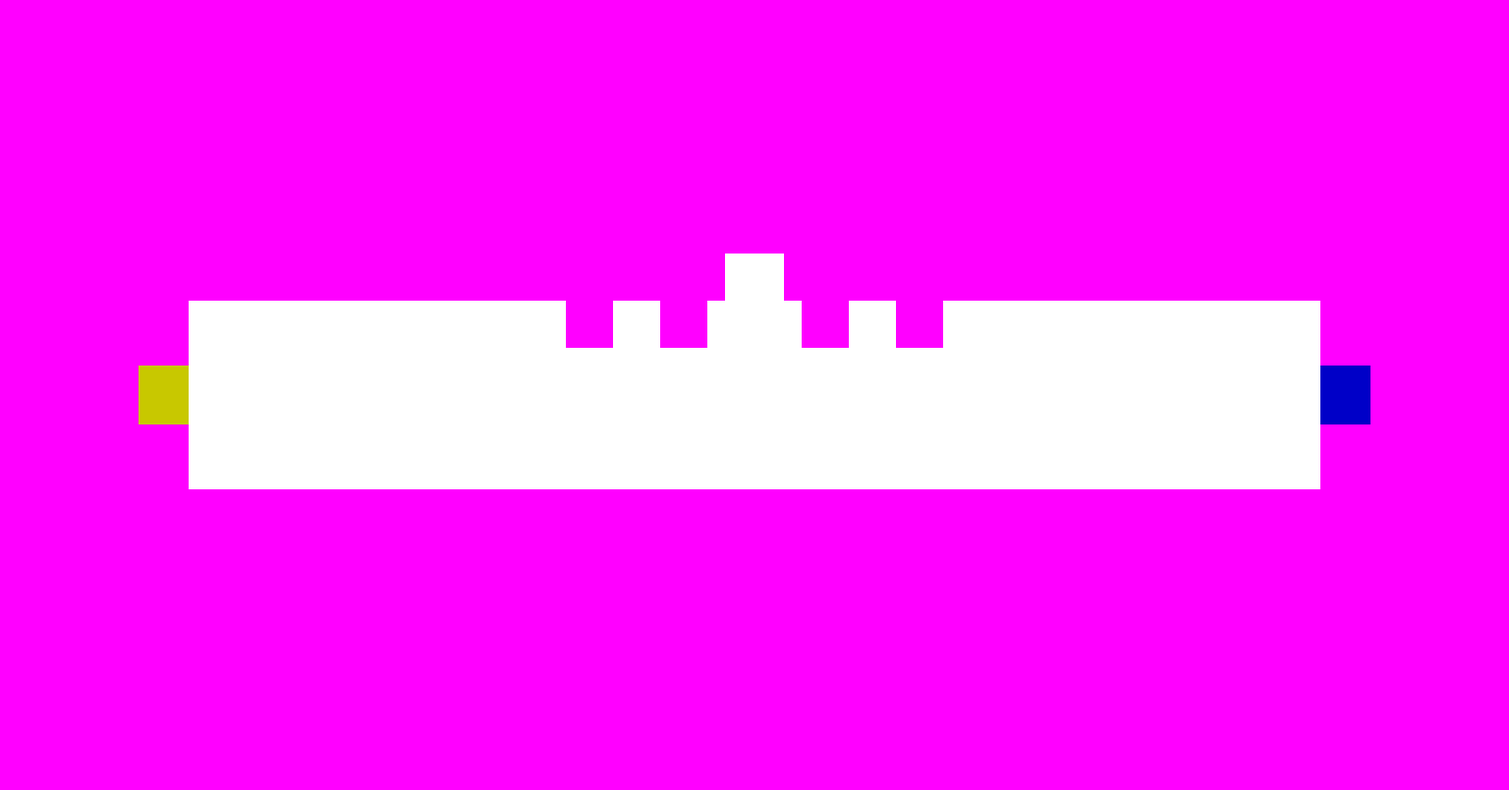
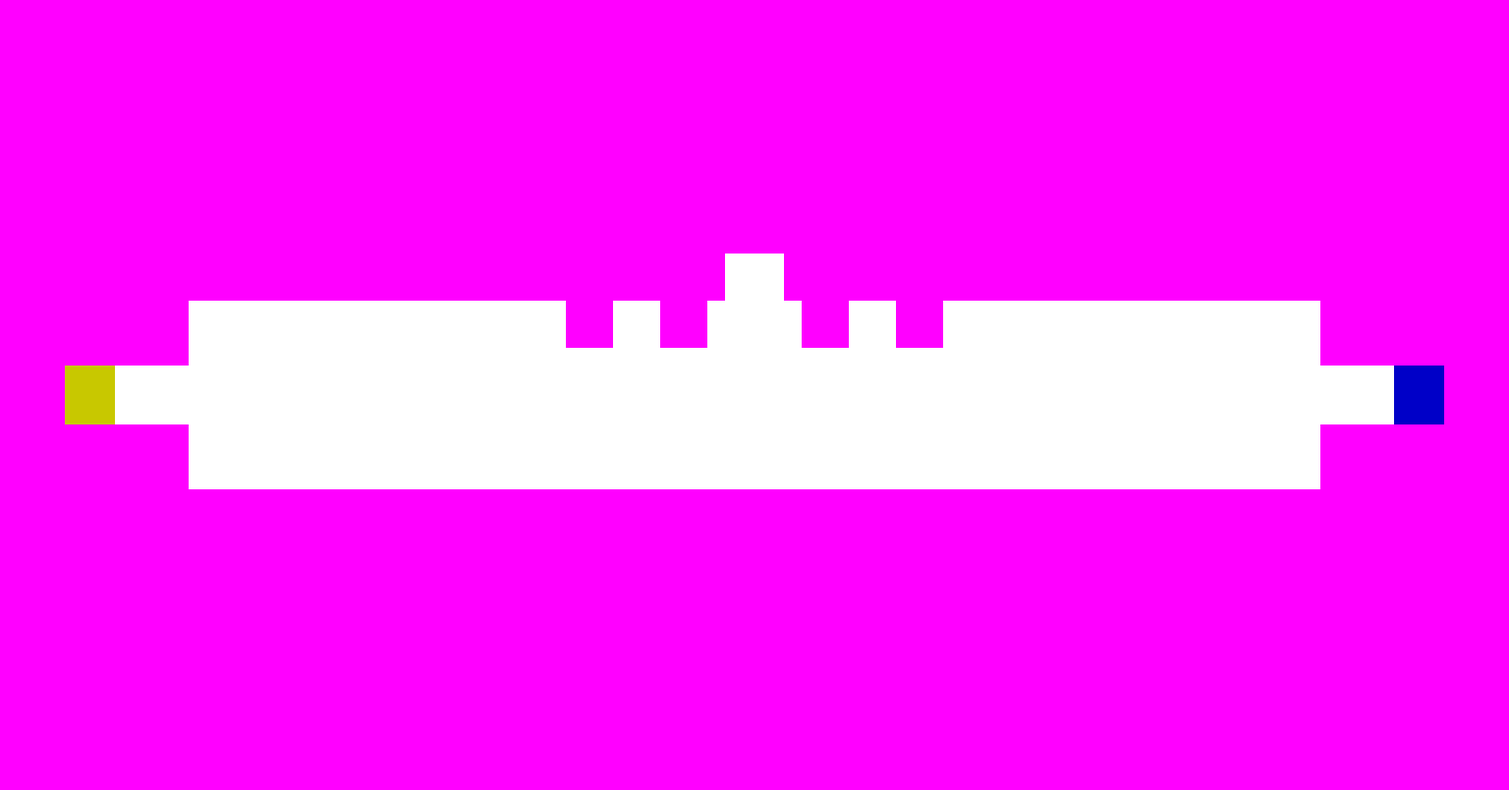
The second w=1509, h=790 image is a revision of the first. Changes to its layers:
painted on "Door" over (x1=64, y1=365, x2=1444, y2=425)
painted on "Ground" over (x1=114, y1=365, x2=1394, y2=425)
